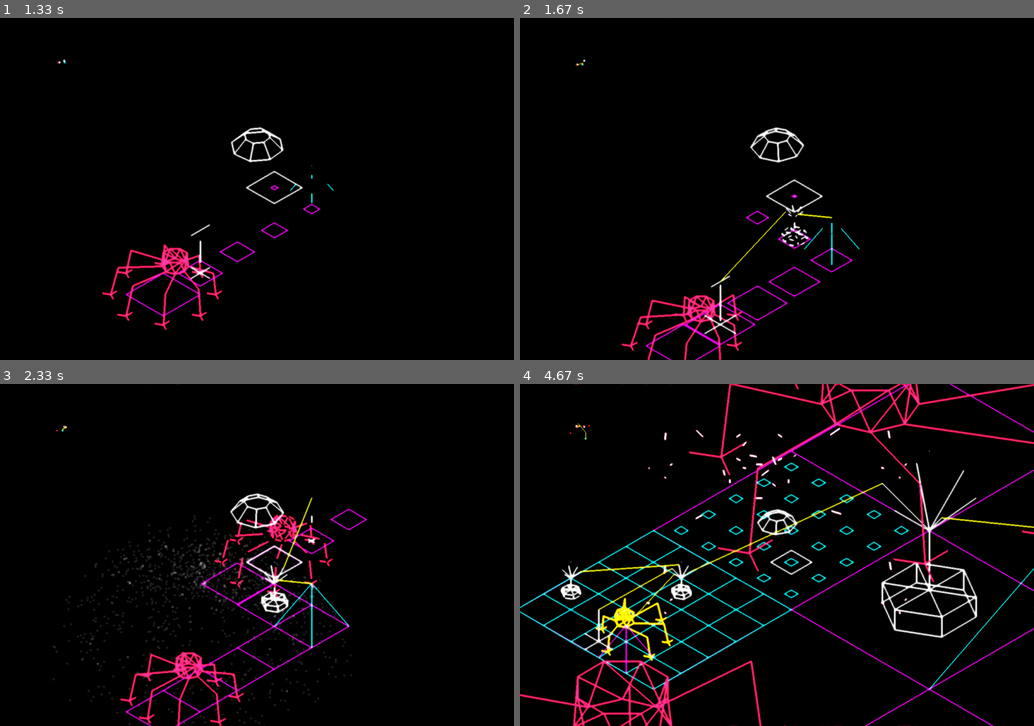
Above: before the commit, frames 1-4 (two rows, left to right).
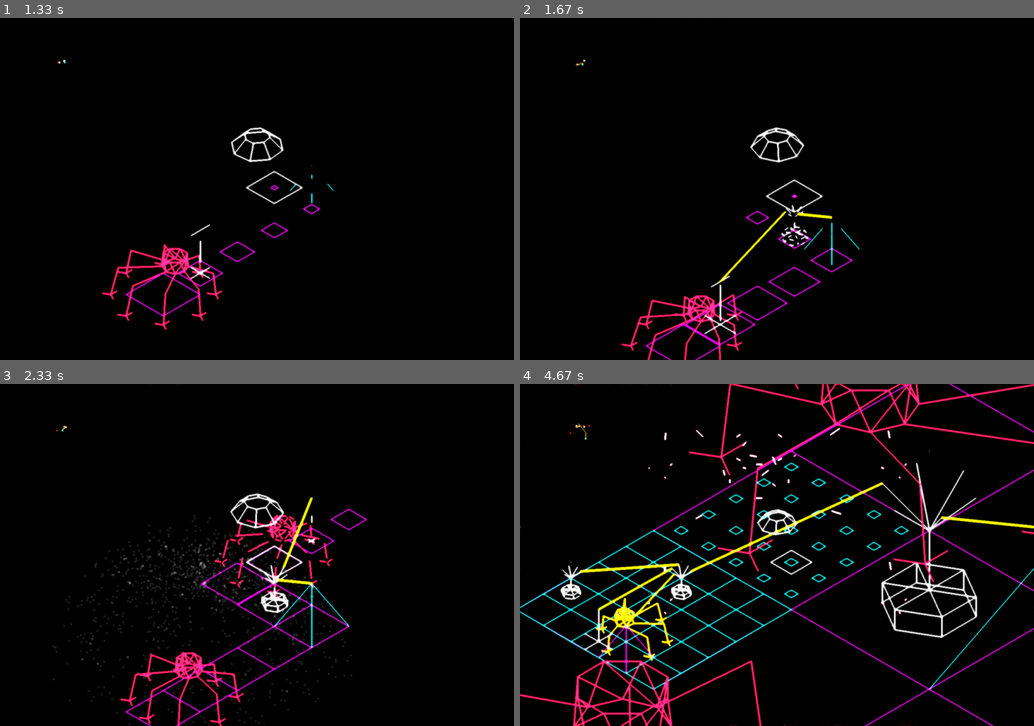
Above: after the commit, the same moments.

Repository: MathewKJ2048/pygame-jam-spring-2025
Game: pygame game, started from src/main.py
The game is run twice, just before and just after one commit, with the same random seed, the same clock (stepped at 60 frames per second) and the same inputs.
Inputs:
- Up to frame 1 (1.33 s): tap B at 0.33 s; hold Right 0.67-1.13 s; tap E at 0.82 s; hold Up from 1.17 s (still down); hold W from 1.17 s (still down); tap T at 1.32 s
- Up to frame 2 (1.67 s): release Up at 1.47 s; release W at 1.47 s; hold Right from 1.5 s (still down); tap B at 1.65 s
- Up to frame 3 (2.33 s): release Right at 1.97 s; hold Left from 2 s (still down); tap E at 2.15 s
- Up to frame 4 (4.67 s): release Left at 2.53 s; hold Down 2.57-2.87 s; hold S 2.57-2.87 s; tap T at 2.72, 3.88 s; hold Left 2.9-3.3 s; tap B at 3.05, 4.55 s; hold Up 3.33-3.7 s; hold W 3.33-3.7 s; tap E at 3.48 s; hold Right 3.73-4.37 s; hold Down from 4.4 s (still down); hold S from 4.4 s (still down)

Frame 1 is identical in both runs. In frame 2, 0.2% of the frame differs, in the area x 38-61%, y 56-78%; in frame 3, 0.2%; in frame 4, 1.1%, in the area x 0-100%, y 28-71%.

Commit message:
bug types and explosions

Diff:
--- a/src/render.py
+++ b/src/render.py
@@ -115,7 +115,7 @@
 			if p.is_free():
 				continue
 			pp = (project3(p.get_r(),game),project3(p.connection.get_r(),game))
-			draw_line(surface,pp,YELLOW,2)
+			draw_line(surface,pp,YELLOW,5)
 
 def get_minimap(game):
 	def mini_project(r):
